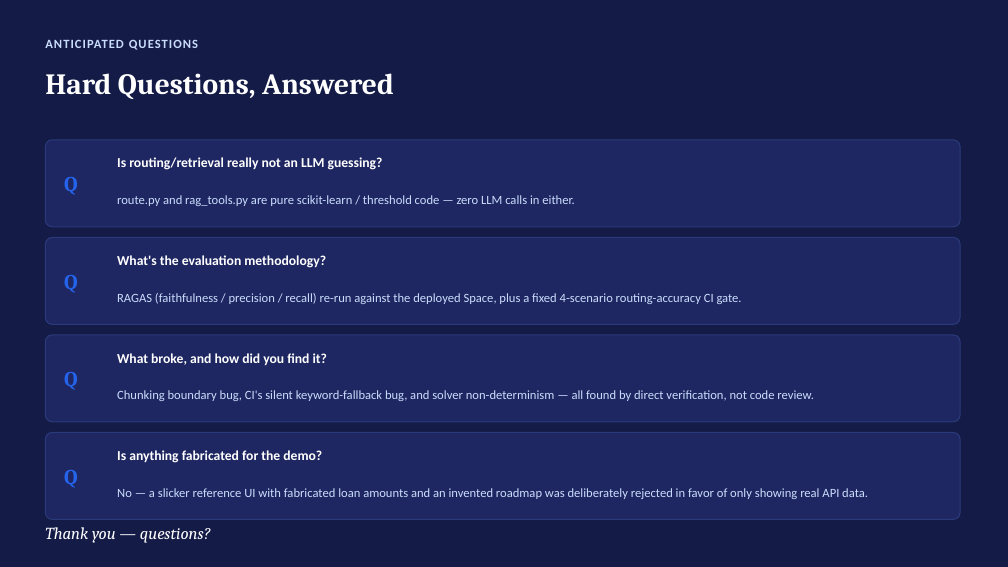
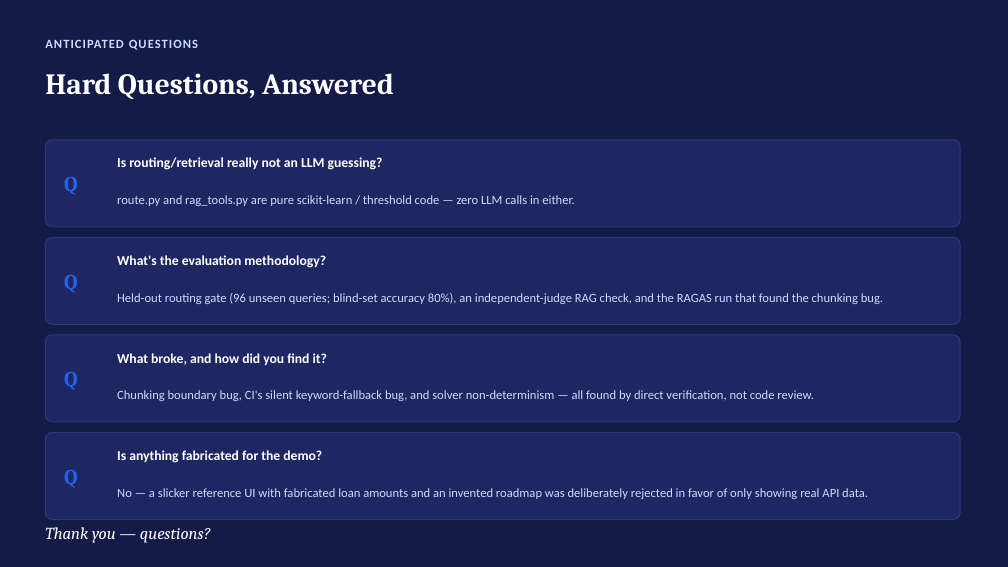
Before and after one commit to bhavyabhandary-star/finbuddy-agentic-rag-langgraph, a slide deck: slide 16 of docs/finbuddy_capstone_deck.pptx (slide 13 before the commit). Drawn at 1008x567 pixels with LibreOffice and Linux fonts; fonts in the diff are those of the drawing. Boxes give left, top, right and bottom in pixels: in the first picture for what was removed or moved away, otherwise in the second. Text is boxed around its words. In the diff, an @@ line names an element or a change of style, - is before the commit and + after.

```diff
--- a/docs/finbuddy_capstone_deck.pptx
+++ b/docs/finbuddy_capstone_deck.pptx
@@ text at [117,293,883,304]: text changed @@
-RAGAS (faithfulness / precision / recall) re-run against the deployed Space, plus a fixed 4-scenario routing-accuracy CI gate.
+Held-out routing gate (96 unseen queries; blind-set accuracy 80%), an independent-judge RAG check, and the RAGAS run that found the chunking bug.
```
Also in this commit, not shown: 10 other slides changed, 3 slides added, 5 other files.
